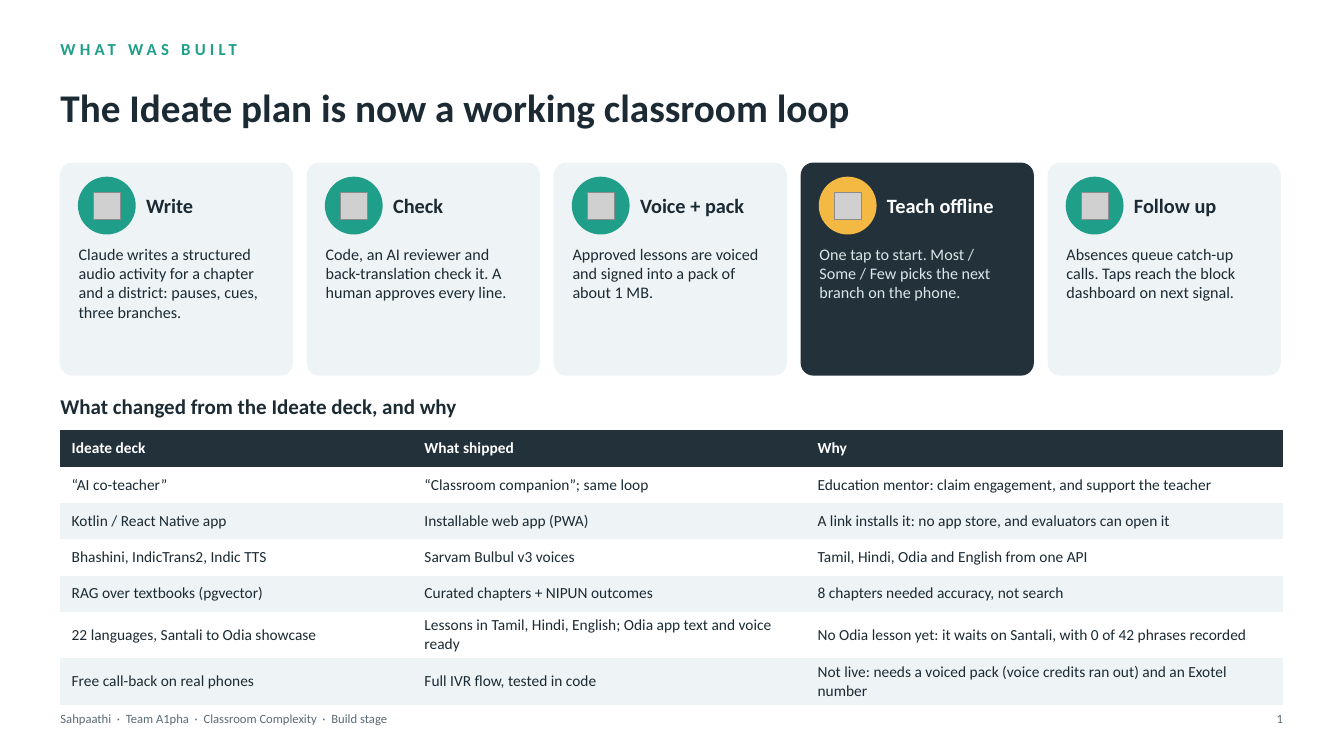
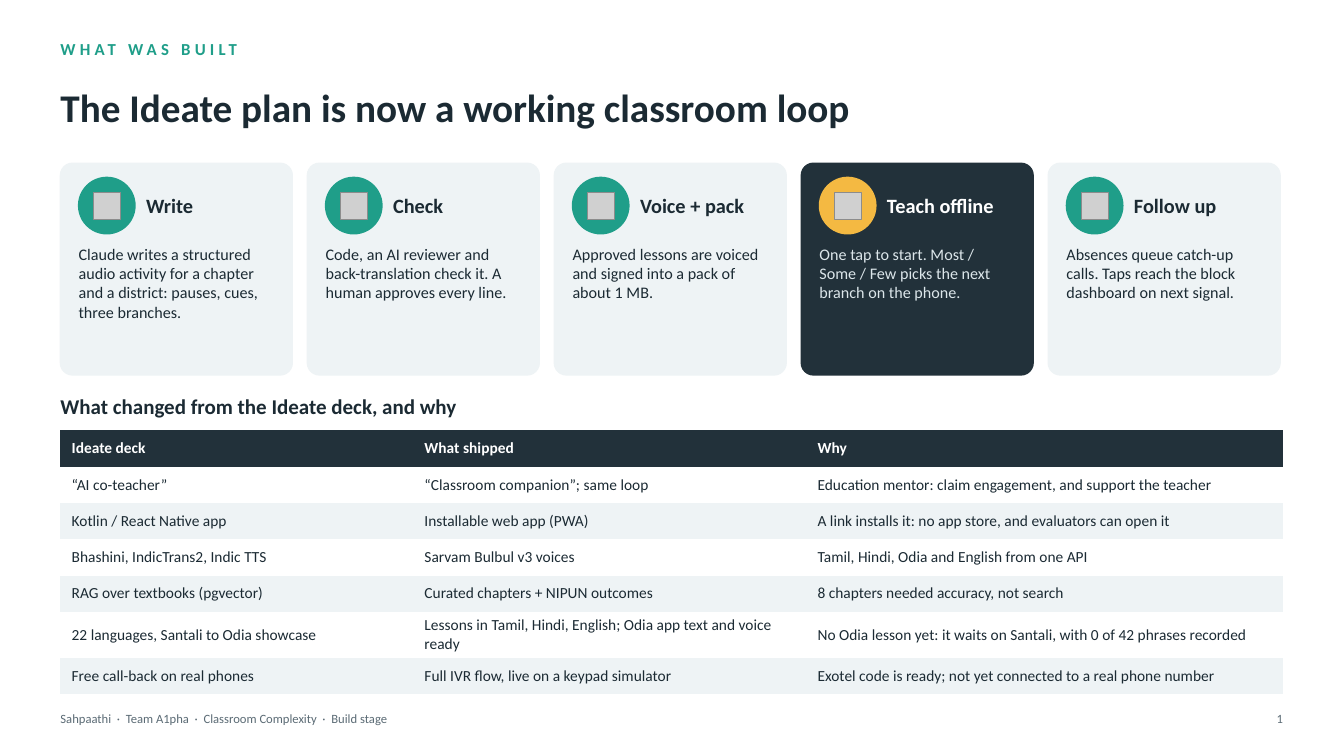
Before and after one commit to Harsha-code-per/Sahpaathi, a slide deck: slide 2 of docs/submission/Sahpaathi_A1pha_Build_Deck.pptx. Drawn at 1344x756 pixels with LibreOffice and Linux fonts; fonts in the diff are those of the drawing; grey boxes stand for pictures. Boxes give left, top, right and bottom in pixels: in the first picture for what was removed or moved away, otherwise in the second. Text is boxed around its words. In the diff, an @@ line names an element or a change of style, - is before the commit and + after.

```diff
--- a/docs/submission/Sahpaathi_A1pha_Build_Deck.pptx
+++ b/docs/submission/Sahpaathi_A1pha_Build_Deck.pptx
@@ table at (60,431,1284,688) @@
-row 7, column 2: Full IVR flow, tested in code
+row 7, column 2: Full IVR flow, live on a keypad simulator
-row 7, column 3: Not live: needs a voiced pack (voice credits ran out) and an Exotel number
+row 7, column 3: Exotel code is ready; not yet connected to a real phone number
```
Also in this commit, not shown: 2 other slides changed, 5 other files.
